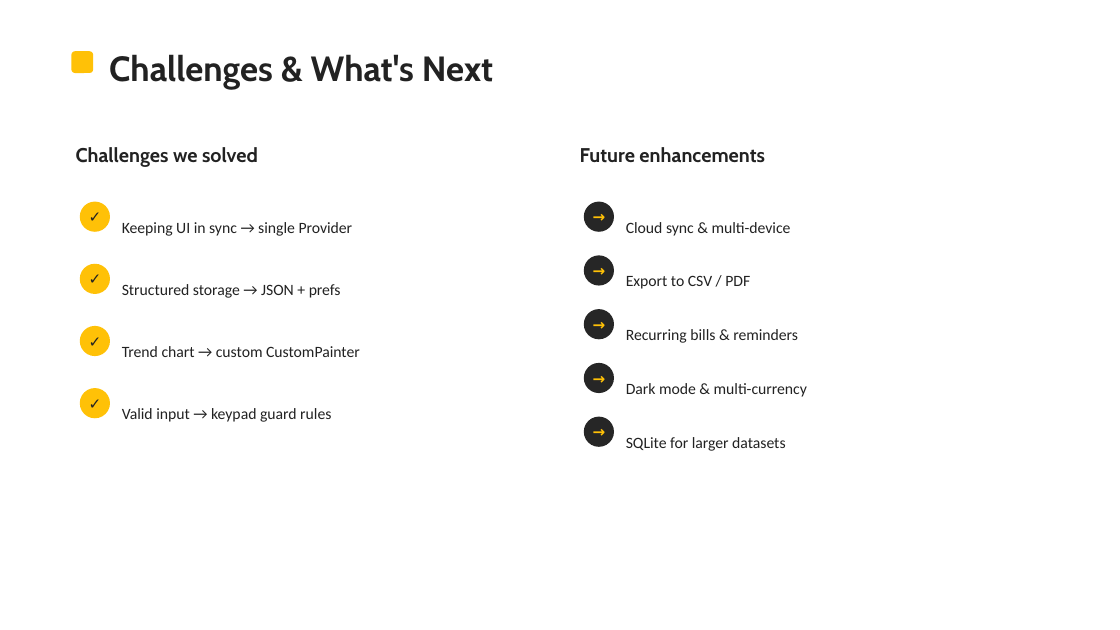
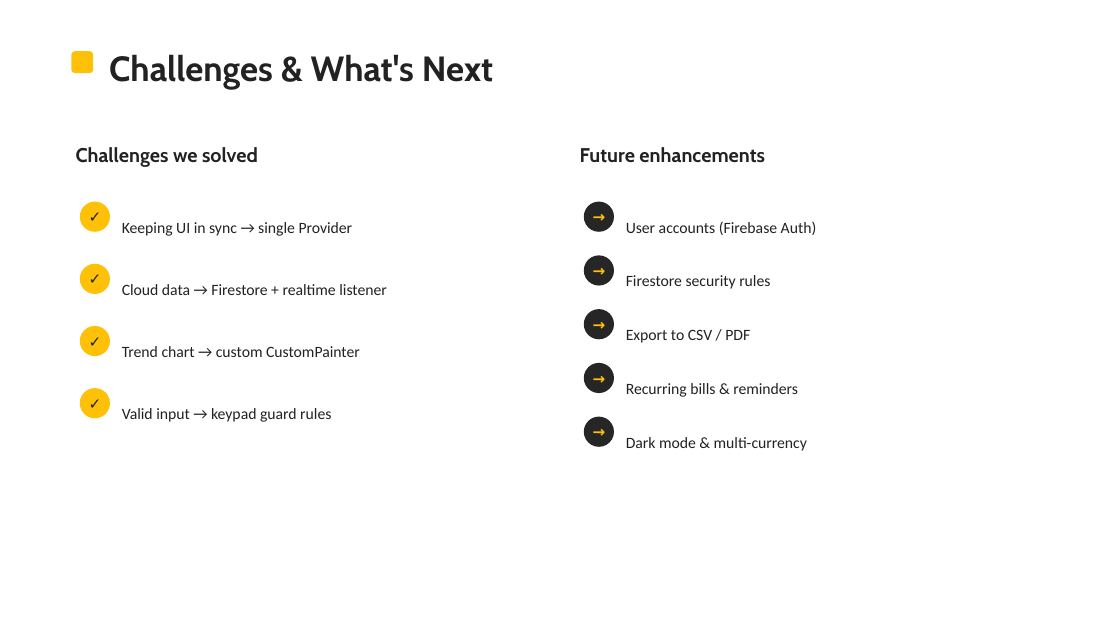
Before and after one commit to LBBT-God/expense-tracker, a slide deck: slide 13 of docs/My_Wallet_Presentation.pptx. Drawn at 1120x630 pixels with LibreOffice and Linux fonts; fonts in the diff are those of the drawing. Boxes give left, top, right and bottom in pixels: in the first picture for what was removed or moved away, otherwise in the second. Text is boxed around its words. In the diff, an @@ line names an element or a change of style, - is before the commit and + after.

Commit message:
Migrate data layer to Cloud Firestore; add Firebase setup, manual & updated docs
- Replace shared_preferences with firebase_core + cloud_firestore
- Add lib/firebase_options.dart (web) for the shared Firebase project
- Realtime snapshot listener for transactions; budget in settings/app
- Update tests to use fake_cloud_firestore (12 passing)
- Update README, project report and slides to reflect Firebase
- Add docs/USER_MANUAL.md (setup & demo guide for the team)

```diff
--- a/docs/My_Wallet_Presentation.pptx
+++ b/docs/My_Wallet_Presentation.pptx
@@ text at (x1=626, y1=222, x2=817, y2=235): text changed @@
-Cloud sync & multi-device
+User accounts (Firebase Auth)
@@ text at (x1=122, y1=284, x2=387, y2=295): text changed @@
-Structured storage → JSON + prefs
+Cloud data → Firestore + realtime listener
@@ text added at (x1=626, y1=275, x2=770, y2=289), 13.5 pt, text #222222 @@
+Firestore security rules
@@ 3 texts moved together from (x1=626, y1=275, x2=807, y2=397) to (x1=626, y1=329, x2=807, y2=451) @@
@@ text removed at (x1=626, y1=437, x2=785, y2=451) @@
-SQLite for larger datasets
```
Also in this commit, not shown: 10 other slides changed, 15 other files.
